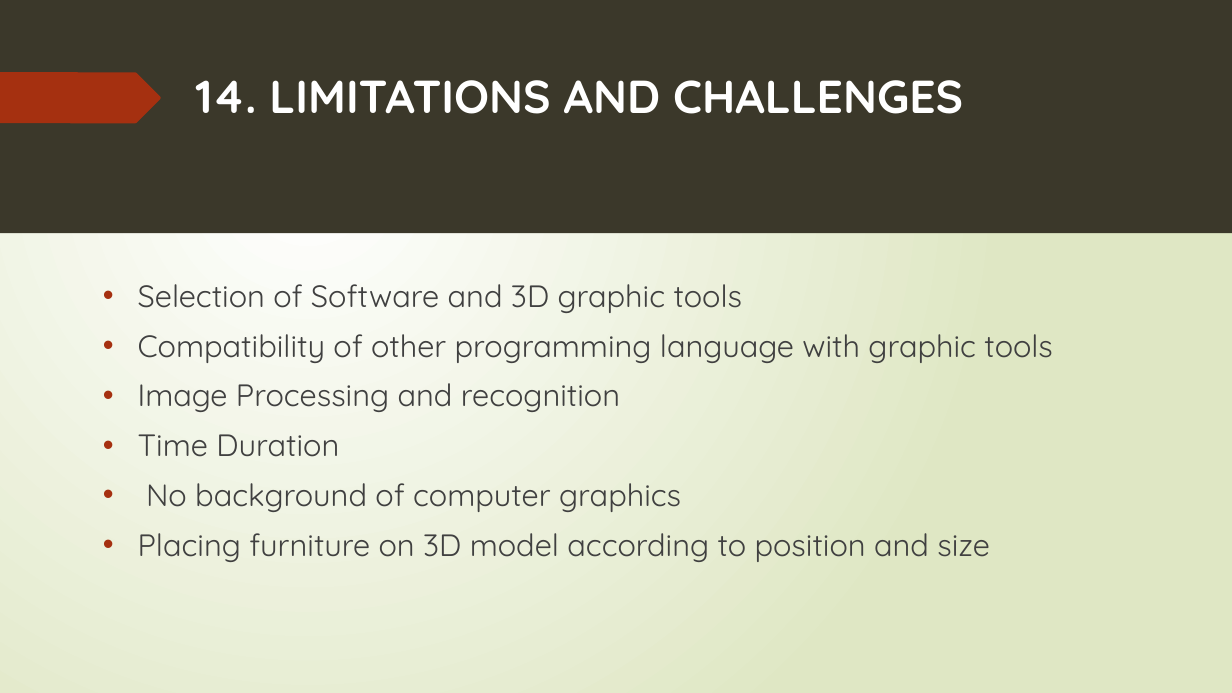
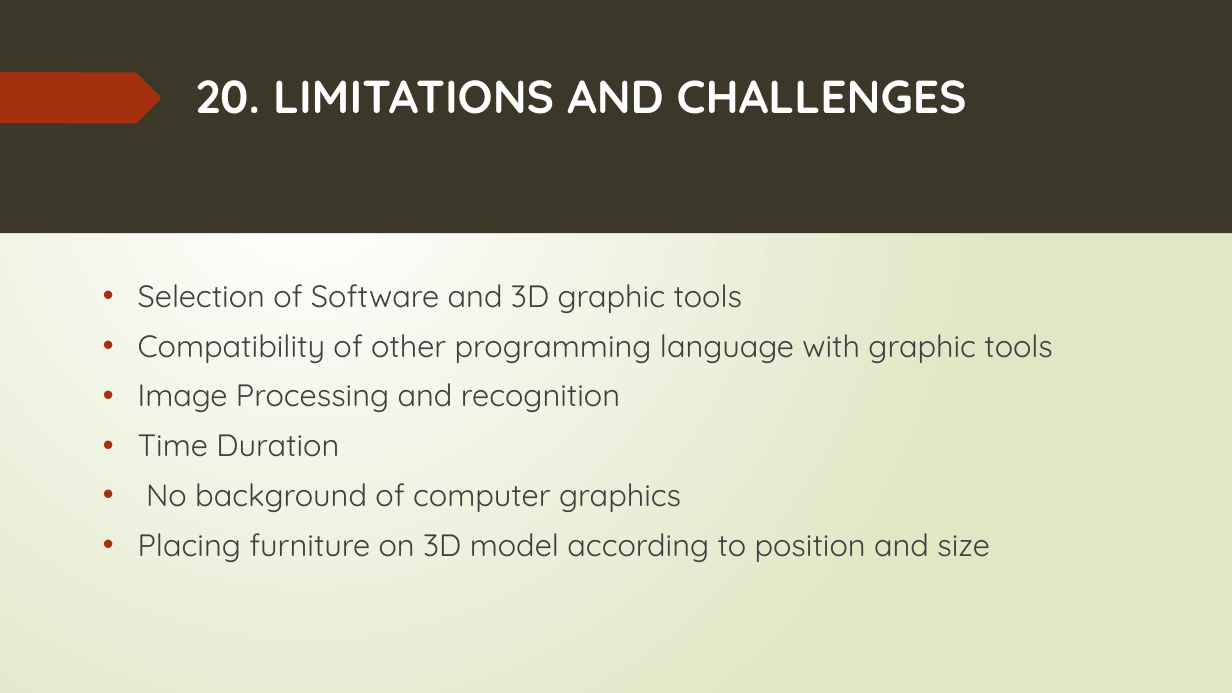
Before and after one commit to 15831944/2d-to-3d, a slide deck: slide 24 of Project slides.pptx. Drawn at 1232x693 pixels with LibreOffice and Linux fonts; fonts in the diff are those of the drawing. Boxes give left, top, right and bottom in pixels: in the first picture for what was removed or moved away, otherwise in the second. Text is boxed around its words. In the diff, an @@ line names an element or a change of style, - is before the commit and + after.

```diff
--- a/Project slides.pptx
+++ b/Project slides.pptx
@@ title at bbox=[196, 80, 967, 114]: text changed @@
-14. LIMITATIONS AND CHALLENGES
+20. LIMITATIONS AND CHALLENGES
```
Also in this commit, not shown: 13 other slides changed.
